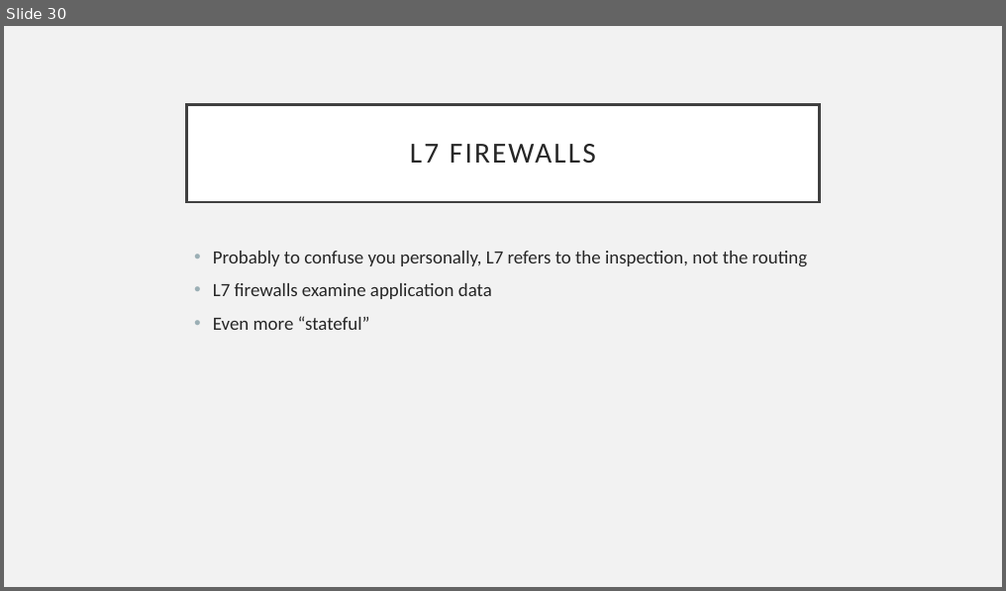
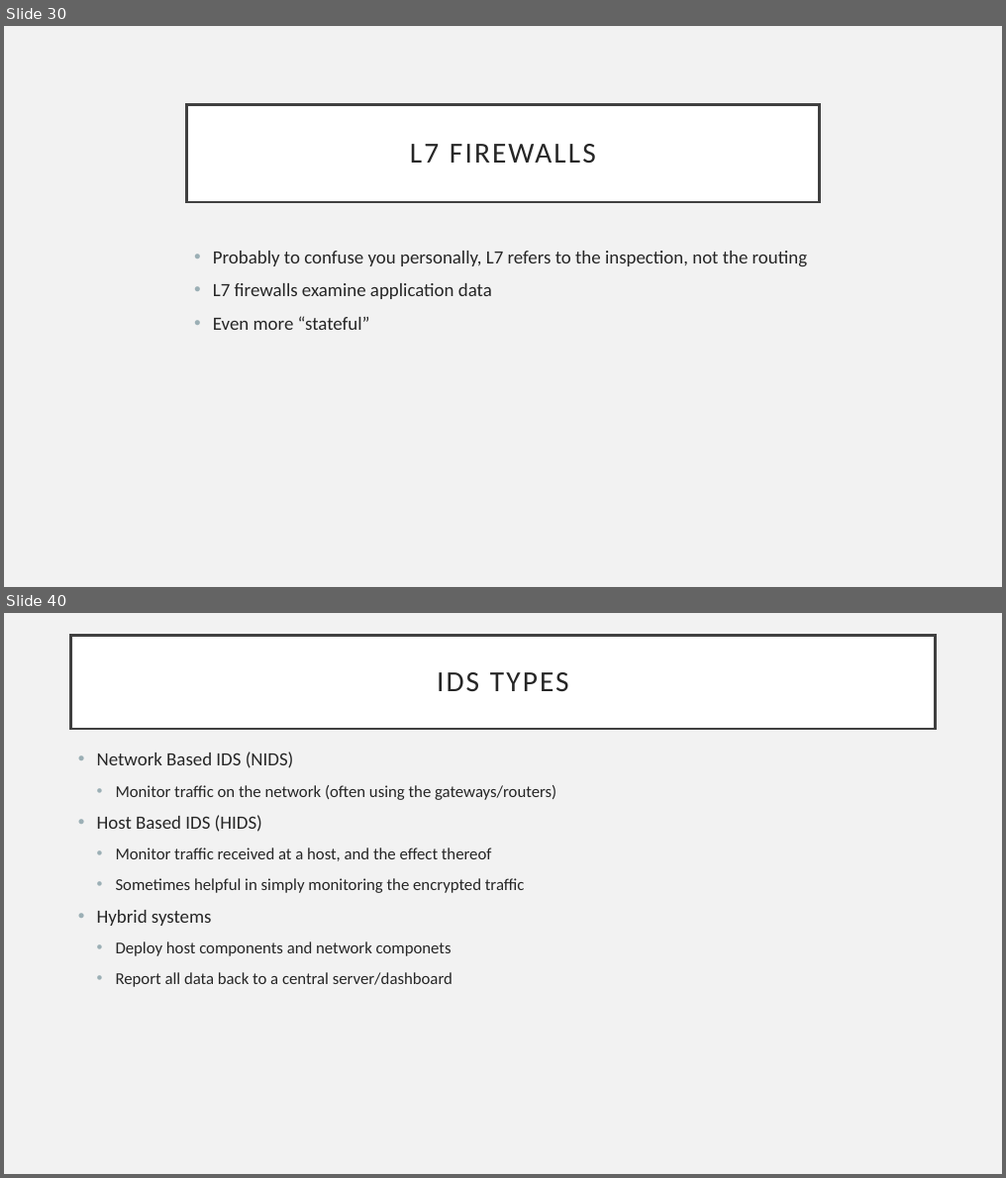
Before and after one commit to CrimsonVista/NetworkSecuritySpring2019, a slide deck: slides/08 Border Security.pptx. Shown one above the other, each under a label of ours: slide 30 before the commit, slides 30 and 40 after it; the slides between them are not shown. The pictures are 1006x591 and 1006x1178 pixels, drawn with LibreOffice and Linux fonts; fonts in the diff are those of the drawing. Boxes give left, top, right and bottom in pixels: in the first picture for what was removed or moved away, otherwise in the second. Text is boxed around its words. In the diff, an @@ line names an element or a change of style, - is before the commit and + after.

```diff
--- a/slides/08 Border Security.pptx
+++ b/slides/08 Border Security.pptx
@@ slide 40 added at box(4, 613, 1002, 1174), background #F2F2F2 @@
@@ title added at box(70, 636, 936, 729), fill #FFFFFF, outline #404040 2.5 pt, 28 pt, text #262626 @@
+IDS TYPES
@@ text added at box(97, 752, 556, 987), 16 pt, text #262626 @@
+• Network Based IDS (NIDS)
+  • Monitor traffic on the network (often using the gateways/routers)
+• Host Based IDS (HIDS)
+  • Monitor traffic received at a host, and the effect thereof
+  • Sometimes helpful in simply monitoring the encrypted traffic
+• Hybrid systems
+  • Deploy host components and network componets
+  • Report all data back to a central server/dashboard
```
Also in this commit, not shown: 15 other slides added, 1 other file.
